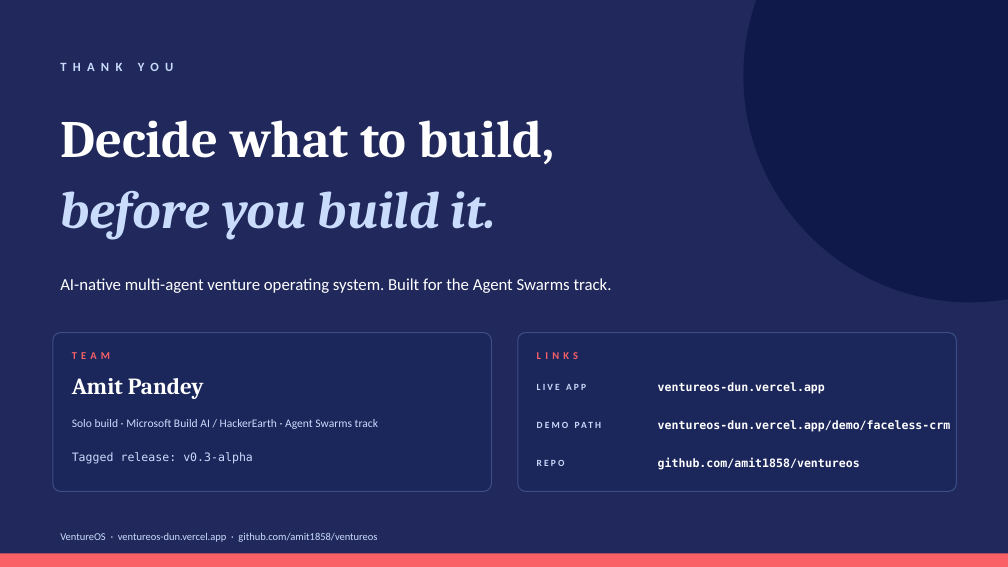
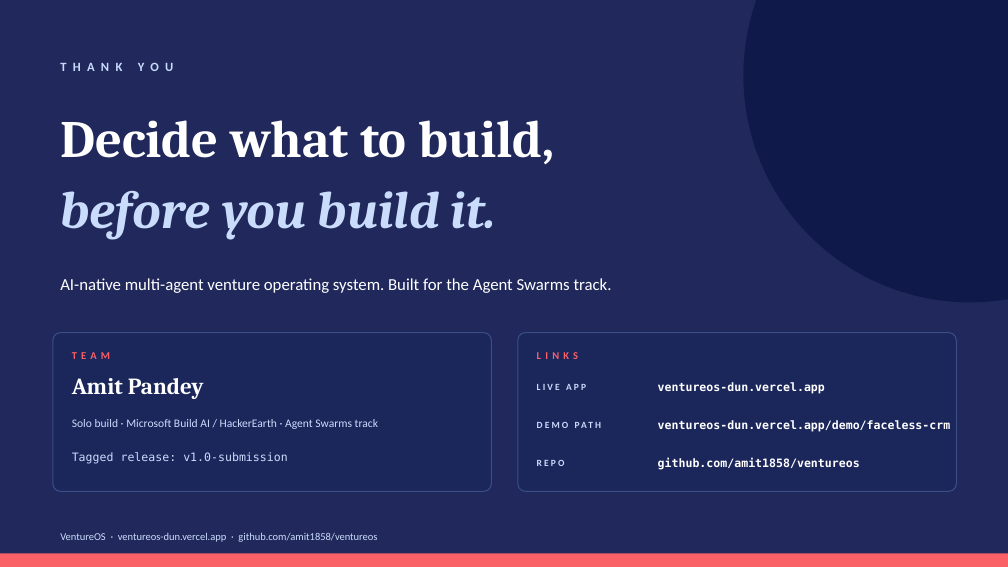
Before and after one commit to amit1858/ventureos, a slide deck: slide 10 of docs/hackathon/VentureOS-Submission-Deck.pptx. Drawn at 1008x567 pixels with LibreOffice and Linux fonts; fonts in the diff are those of the drawing. Boxes give left, top, right and bottom in pixels: in the first picture for what was removed or moved away, otherwise in the second. Text is boxed around its words. In the diff, an @@ line names an element or a change of style, - is before the commit and + after.

```diff
--- a/docs/hackathon/VentureOS-Submission-Deck.pptx
+++ b/docs/hackathon/VentureOS-Submission-Deck.pptx
@@ text at box(72, 452, 288, 464): text changed @@
-Tagged release: v0.3-alpha
+Tagged release: v1.0-submission
```
Also in this commit, not shown: 2 other slides changed, 5 other files.
